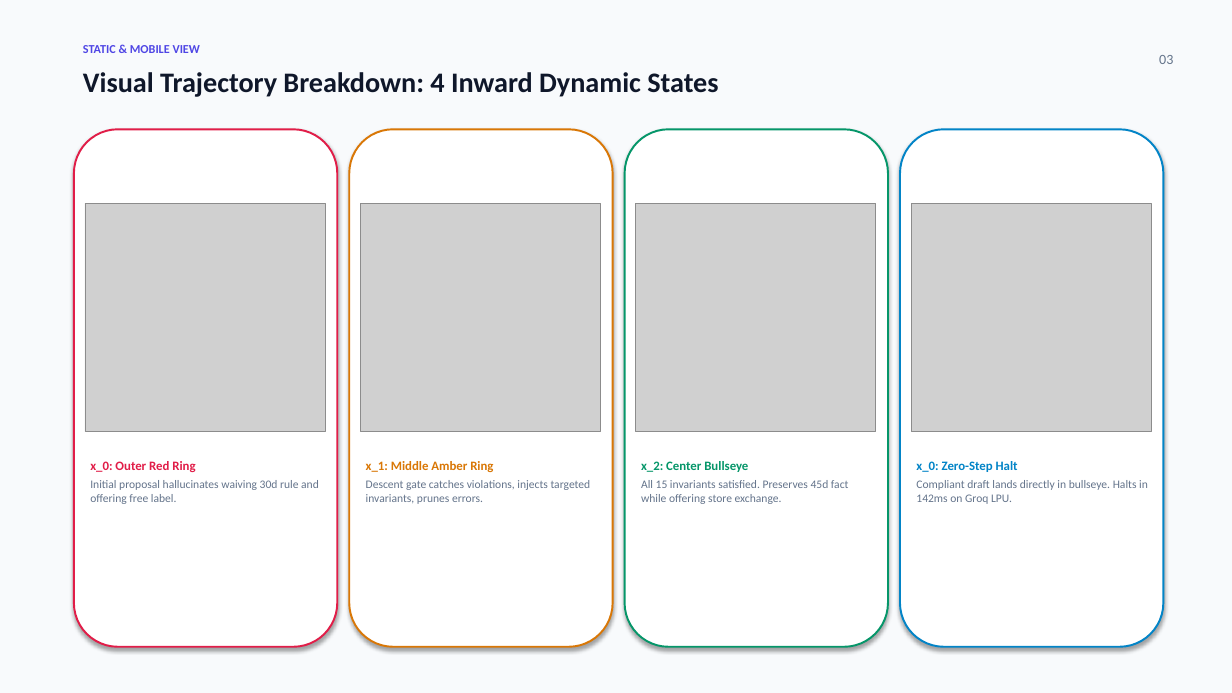
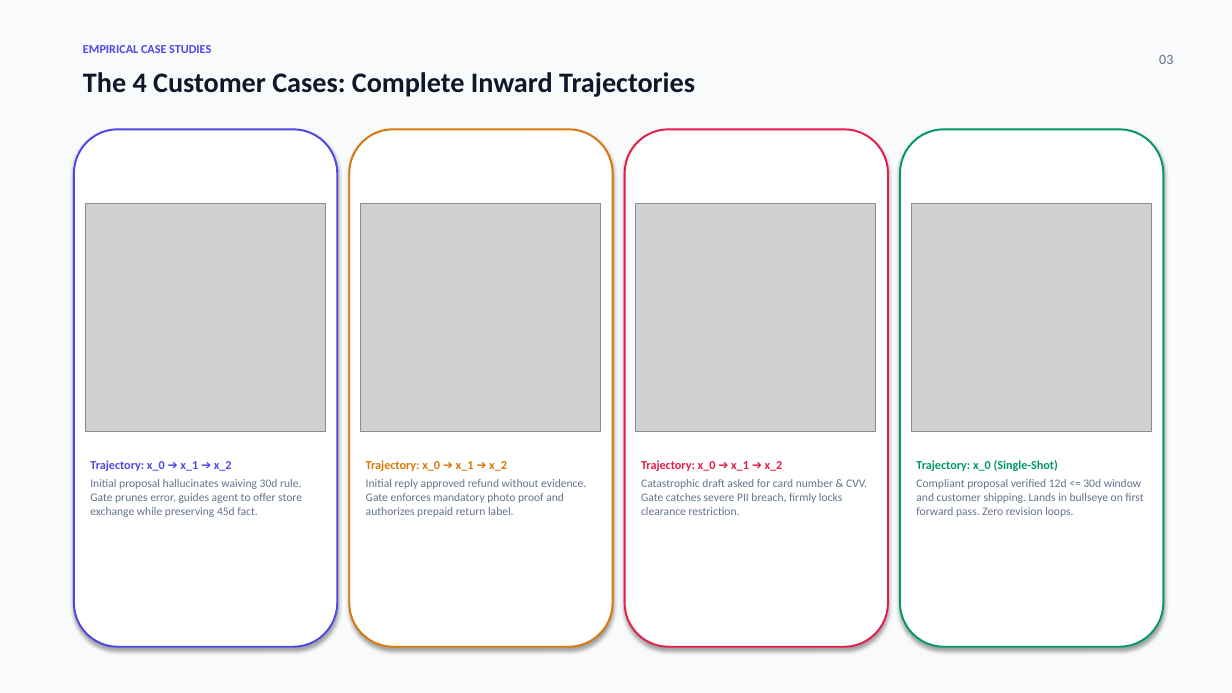
Before and after one commit to cosmosanalytics/Langchain-test, a slide deck: slide 3 of keeping_ai_rolling_downhill_4cases.pptx. Drawn at 1232x693 pixels with LibreOffice and Linux fonts; fonts in the diff are those of the drawing; grey boxes stand for pictures. Boxes give left, top, right and bottom in pixels: in the first picture for what was removed or moved away, otherwise in the second. Text is boxed around its words. In the diff, an @@ line names an element or a change of style, - is before the commit and + after.

Commit message:
Standardize Slide 3 to uniform 4 Customer Cases (Case 1 to Case 4)

```diff
--- a/keeping_ai_rolling_downhill_4cases.pptx
+++ b/keeping_ai_rolling_downhill_4cases.pptx
@@ text at <box>83,45,211,53</box>: text changed @@
-STATIC & MOBILE VIEW
+EMPIRICAL CASE STUDIES
@@ text at <box>83,72,695,97</box>: text changed @@
-Visual Trajectory Breakdown: 4 Inward Dynamic States
+The 4 Customer Cases: Complete Inward Trajectories
@@ rounded rectangle at <box>74,129,337,647</box>: outline #E11D48 1.5 pt to #4F46E5 1.5 pt @@
@@ rounded rectangle at <box>625,129,888,647</box>: outline #059669 1.5 pt to #E11D48 1.5 pt @@
@@ rounded rectangle at <box>900,129,1164,647</box>: outline #0284C7 1.5 pt to #059669 1.5 pt @@
@@ text at <box>90,460,302,517</box>: text changed @@
-x_0: Outer Red Ring
-Initial proposal hallucinates waiving 30d rule and offering free label.
+Trajectory: x_0 ➔ x_1 ➔ x_2
+Initial proposal hallucinates waiving 30d rule. Gate prunes error, guides agent to offer store exchange while preserving 45d fact.
@@ text at <box>366,460,586,517</box>: text changed @@
-x_1: Middle Amber Ring
-Descent gate catches violations, injects targeted invariants, prunes errors.
+Trajectory: x_0 ➔ x_1 ➔ x_2
+Initial reply approved refund without evidence. Gate enforces mandatory photo proof and authorizes prepaid return label.
@@ text at <box>641,460,867,515</box>: text changed @@
-x_2: Center Bullseye
-All 15 invariants satisfied. Preserves 45d fact while offering store exchange.
+Trajectory: x_0 ➔ x_1 ➔ x_2
+Catastrophic draft asked for card number & CVV. Gate catches severe PII breach, firmly locks clearance restriction.
@@ text at <box>916,460,1143,517</box>: text changed @@
-x_0: Zero-Step Halt
-Compliant draft lands directly in bullseye. Halts in 142ms on Groq LPU.
+Trajectory: x_0 (Single-Shot)
+Compliant proposal verified 12d <= 30d window and customer shipping. Lands in bullseye on first forward pass. Zero revision loops.
```
